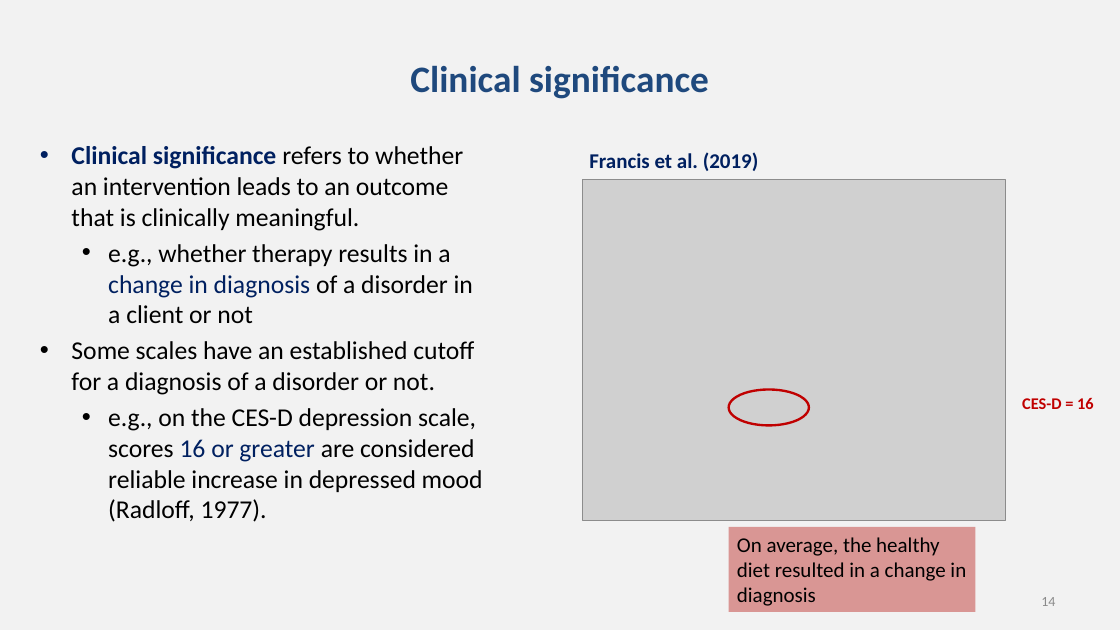
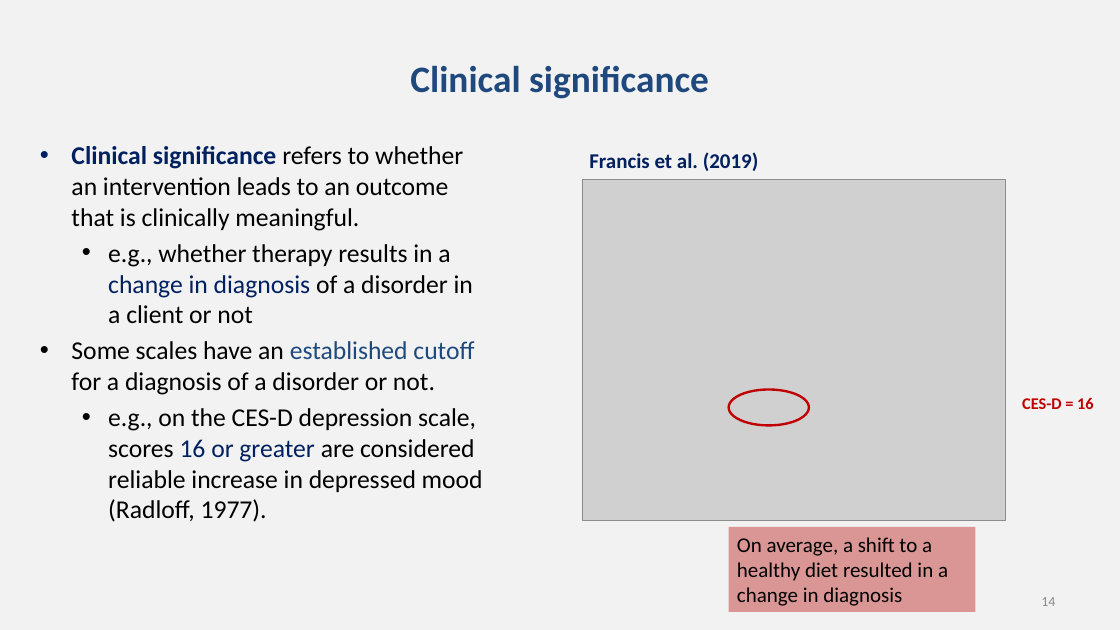
Before and after one commit to chrisjberry/datafluencyCB, a slide deck: slide 14 of docs/slides/PSYC753_L7_PrePostData.pptx. Drawn at 1120x630 pixels with LibreOffice and Linux fonts; fonts in the diff are those of the drawing; grey boxes stand for pictures. Boxes give left, top, right and bottom in pixels: in the first picture for what was removed or moved away, otherwise in the second. Text is boxed around its words. In the diff, an @@ line names an element or a change of style, - is before the commit and + after.

```diff
--- a/docs/slides/PSYC753_L7_PrePostData.pptx
+++ b/docs/slides/PSYC753_L7_PrePostData.pptx
@@ text at box(71, 341, 474, 395): text colour #000000 to #1F497D in "established cutoff" @@
@@ text in rectangle at box(737, 537, 948, 606): text changed @@
-On average, the healthy diet resulted in a change in diagnosis
+On average, a shift to a healthy diet resulted in a change in diagnosis
```
Also in this commit, not shown: 5 other slides changed.
